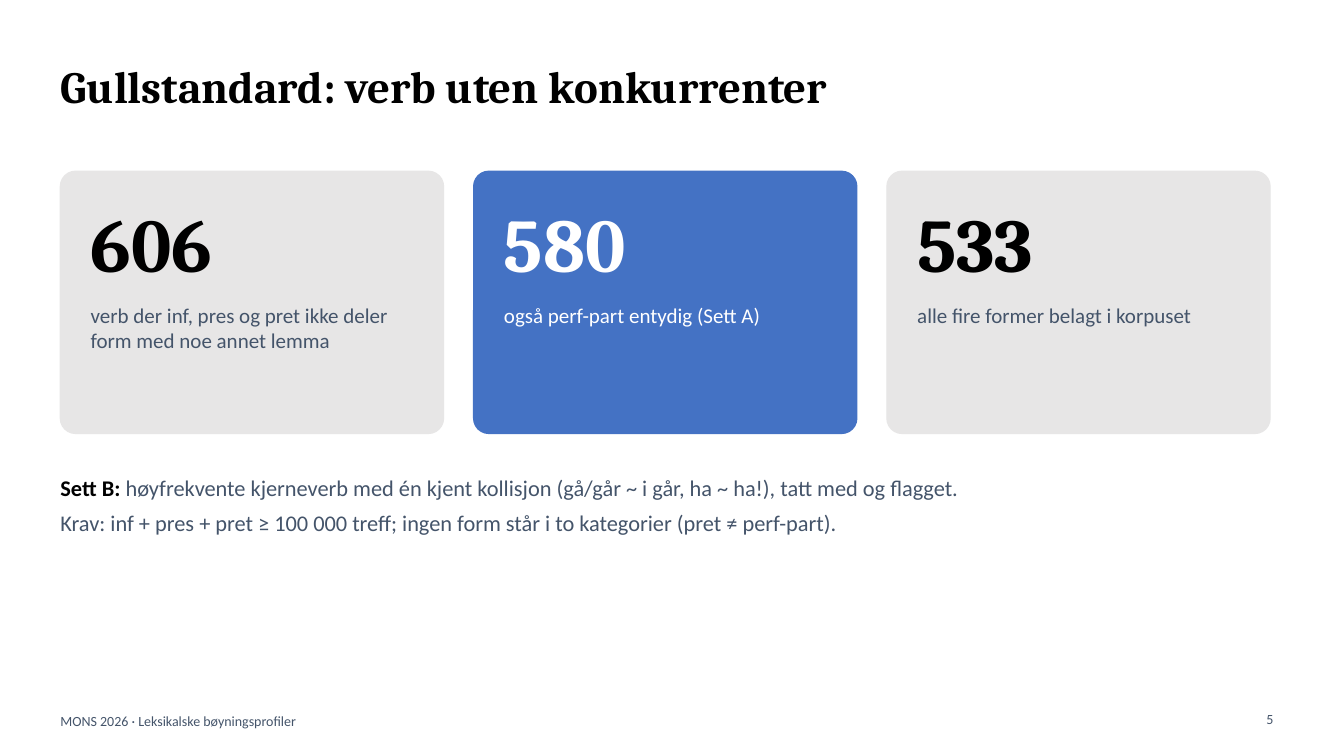
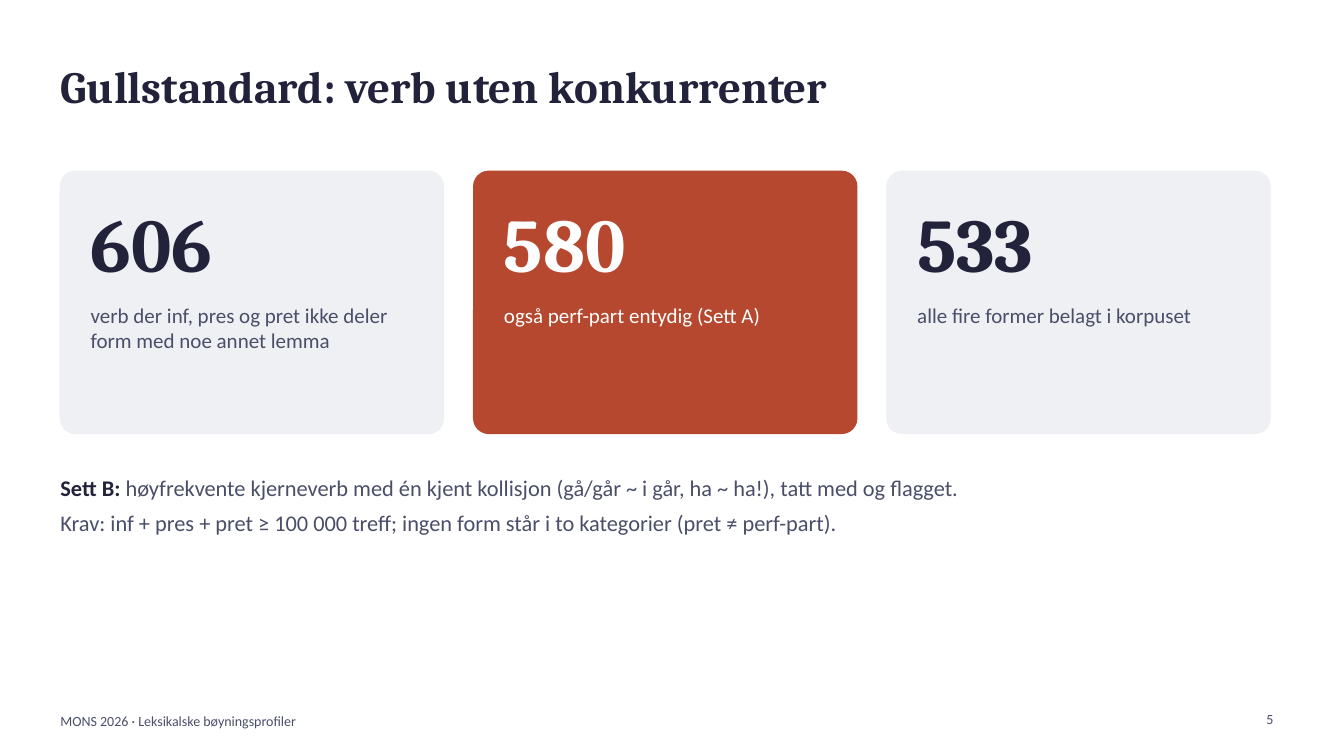
Before and after one commit to Yoonsen/B-yning, a slide deck: slide 5 of tekst/mons_presentasjon.pptx. Drawn at 1344x756 pixels with LibreOffice and Linux fonts; fonts in the diff are those of the drawing. Boxes give left, top, right and bottom in pixels: in the first picture for what was removed or moved away, otherwise in the second. Text is boxed around its words. In the diff, an @@ line names an element or a change of style, - is before the commit and + after.

```diff
--- a/tekst/mons_presentasjon.pptx
+++ b/tekst/mons_presentasjon.pptx
@@ rounded rectangle at box(60, 171, 444, 434): fill #E7E6E6 to #EEF0F3; outline #E7E6E6 1 pt to #EEF0F3 1 pt @@
@@ rounded rectangle at box(474, 171, 857, 434): fill #4472C4 to #B5482F; outline #4472C4 1 pt to #B5482F 1 pt @@
@@ rounded rectangle at box(887, 171, 1270, 434): fill #E7E6E6 to #EEF0F3; outline #E7E6E6 1 pt to #EEF0F3 1 pt @@
@@ text colour #000000 to #22223B in 3 elements at box(60, 72, 827, 104), box(91, 220, 213, 273), box(917, 220, 1033, 273) @@
@@ text "Sett B: høyfrekvente kjerneverb med ..." at box(60, 480, 958, 535): text colour #000000 to #22223B in "Sett B:"; text colour #44546A to #4A4E69 @@
```
Also in this commit, not shown: 10 other slides changed, 4 other files.
